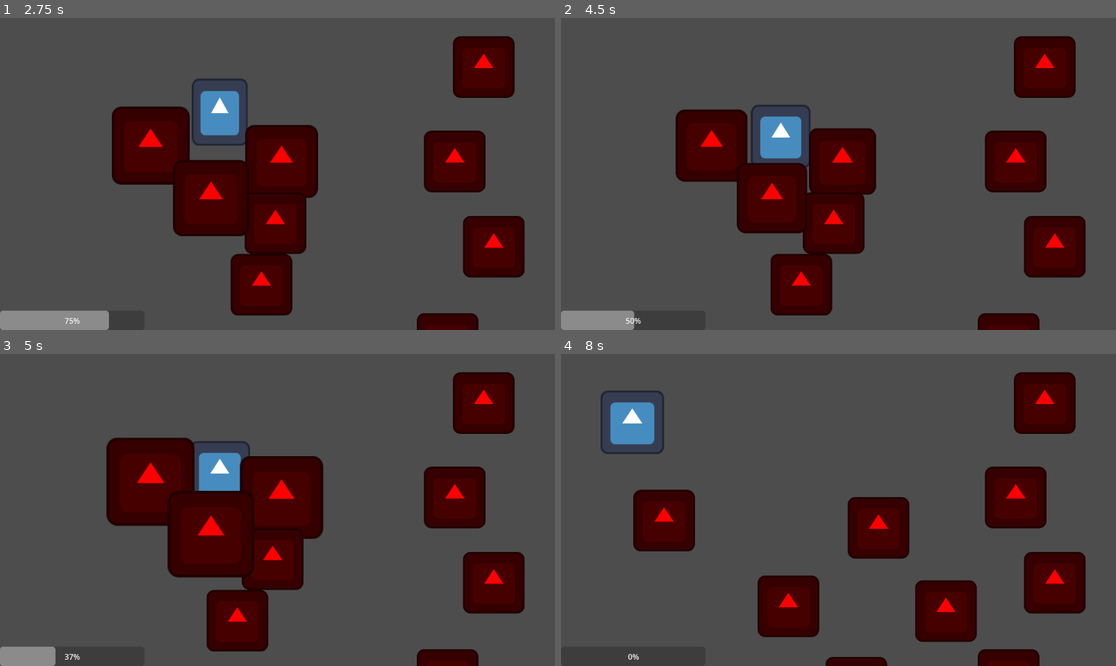
Above: before the commit, frames 1-4 (two rows, left to right).
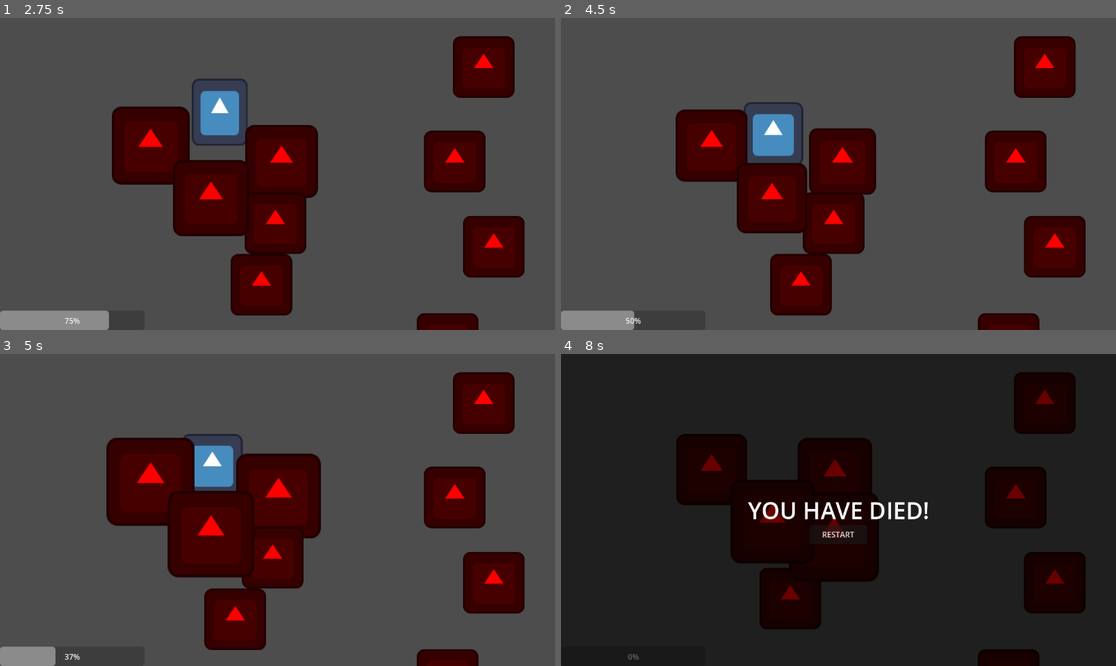
Above: after the commit, the same moments.

Repository: PietPadda/Godot_2D_ARPG
Game: Godot game, scene res://scenes/levels/main.tscn
Same seed, same stepped clock (60 frames per second), same inputs: the game is played once before the commit and once after it. The engine's default icon, where the game draws it, is replaced by a stand-in: a white triangle on a blue panel in a dark square.
Inputs (mouse positions are in pixels of both pictures, inside the frame that each line leads up to):
- Up to frame 1 (2.75 s): move the mouse to (399, 158) at 0.52 s; press the mouse at (399, 158) at 0.53 s; move the mouse to (166, 189) at 1.27 s; release the mouse at (166, 189) at 1.28 s; tap Space (attack) at 1.35 s; click (166, 189) at 1.55 s; move the mouse to (333, 105) at 2.02 s; press the mouse at (333, 105) at 2.03 s
- Up to frame 2 (4.5 s): move the mouse to (810, 236) at 2.77 s; release the mouse at (810, 236) at 2.78 s; click (810, 236) at 2.85 s; move the mouse to (1005, 220) at 3.52 s; hold Space (attack) 3.53-4.28 s; click (1005, 220) at 3.8 s; move the mouse to (672, 127) at 4.27 s; click (672, 127) at 4.35 s
- Up to frame 3 (5 s): no input
- Up to frame 4 (8 s): move the mouse to (866, 510) at 5.02 s; press the mouse at (866, 510) at 5.03 s; move the mouse to (755, 432) at 5.77 s; release the mouse at (755, 432) at 5.78 s; tap Space (attack) at 5.85 s; click (755, 432) at 6.05 s; move the mouse to (960, 494) at 6.52 s; press the mouse at (960, 494) at 6.53 s; release the mouse at (960, 494) at 7.25 s; click (838, 534) at 7.25 s, where only the run before the commit has a clickable "RESTART"

Frame 1 is identical in both runs. In frame 2, 1.0% of the frame differs, in the area x 32-49%, y 26-94%; in frame 3, 1.6%; in frame 4, 99%, in the area x 0-100%, y 0-100%.

Commit message:
refactor: centralize targeting logic and remove magic numbers
Removes redundant code and unused nodes, improving maintainability by adhering to DRY and SRP principles.

Diff:
--- a/scenes/player/player.tscn
+++ b/scenes/player/player.tscn
@@ -16,6 +16,7 @@
 [ext_resource type="Script" uid="uid://cnaea40kdh1f3" path="res://scripts/components/animation_component.gd" id="13_gx1jg"]
 [ext_resource type="Script" uid="uid://b0gmo25sa2eae" path="res://scripts/components/inventory_component.gd" id="15_myrg7"]
 [ext_resource type="Resource" uid="uid://pfmek7nj2qbc" path="res://data/inventory/player_inventory.tres" id="16_kvlxm"]
+[ext_resource type="Script" uid="uid://b3kxcsphggh56" path="res://scripts/components/player_targeting_component.gd" id="17_kvlxm"]
 
 [sub_resource type="Animation" id="Animation_fcs02"]
 resource_name = "Attack"
@@ -155,8 +156,6 @@
 [node name="CollisionShape2D" type="CollisionPolygon2D" parent="."]
 polygon = PackedVector2Array(64, 51, 59, 60, 50, 64, -52, 64, -60, 59, -64, 52, -64, -51, -61, -59, -52, -64, 51, -64, 60, -59, 64, -51)
 
-[node name="AttackTimer" type="Timer" parent="."]
-
 [node name="MovementComponent" type="Node" parent="."]
 script = ExtResource("2_gmlin")
 
@@ -171,3 +170,6 @@
 [node name="InventoryComponent" type="Node" parent="."]
 script = ExtResource("15_myrg7")
 inventory_data = ExtResource("16_kvlxm")
+
+[node name="PlayerTargetingComponent" type="Node" parent="."]
+script = ExtResource("17_kvlxm")
--- a/scenes/ui/HUD.tscn
+++ b/scenes/ui/HUD.tscn
@@ -17,7 +17,7 @@
 
 [node name="InventoryPanel" parent="." instance=ExtResource("2_atyv1")]
 visible = false
-offset_left = 335.0
-offset_top = -167.0
-offset_right = 351.0
-offset_bottom = -151.0
+offset_left = 424.0
+offset_top = -215.0
+offset_right = 440.0
+offset_bottom = -199.0
--- a/scripts/components/movement_component.gd
+++ b/scripts/components/movement_component.gd
@@ -2,6 +2,9 @@
 # A component that moves its parent CharacterBody2D towards a target position.
 class_name MovementComponent
 extends Node
+
+# Export vars
+@export var stopping_distance: float = 5.0
 
 # A reference to the parent node, which must be a CharacterBody2D.
 @onready var character_body: CharacterBody2D = get_parent()
@@ -31,7 +34,7 @@
 	var distance_to_target = character_body.global_position.distance_to(target_position)
 
 	# Stop moving if we are close enough to the target.
-	if distance_to_target < 5.0:
+	if distance_to_target < stopping_distance:
 		character_body.velocity = Vector2.ZERO
 		return
 
--- /dev/null
+++ b/scripts/components/player_targeting_component.gd
@@ -0,0 +1,29 @@
+# player_targeting_component.gd
+class_name PlayerTargetingComponent
+extends Node
+
+# This exposes a clickable list of physics layers in the Inspector!
+@export_flags_2d_physics var target_layer_mask: int
+
+@onready var player: CharacterBody2D = get_owner()
+
+# This is our centralized, reusable targeting function.
+func get_target_under_mouse() -> Node2D:
+	var world_space = player.get_world_2d().direct_space_state
+	var mouse_pos = player.get_global_mouse_position()
+
+	# Set up the query.
+	var query = PhysicsPointQueryParameters2D.new()
+	query.position = mouse_pos
+
+	# No more magic numbers! We use the exported mask.
+	query.collision_mask = target_layer_mask
+
+	# Perform the query.
+	var results = world_space.intersect_point(query)
+
+	# Return the first valid collider found.
+	if not results.is_empty():
+		return results[0].collider
+
+	return null
--- a/scripts/player/states/player_idle_state.gd
+++ b/scripts/player/states/player_idle_state.gd
@@ -7,6 +7,7 @@
 @onready var player: CharacterBody2D = get_owner()
 @onready var movement_component: MovementComponent = player.get_node("MovementComponent")
 @onready var animation_component: AnimationComponent = player.get_node("AnimationComponent")
+@onready var targeting_component: PlayerTargetingComponent = player.get_node("PlayerTargetingComponent")
 
 func enter() -> void:
 	# Play Idle Anim on Entering
@@ -15,7 +16,7 @@
 func process_input(event: InputEvent) -> void:
 	# When the move action is pressed, we want to start moving.
 	if event.is_action_pressed("move_click"):
-		var target = _get_target_under_mouse() # get object under mouse
+		var target = targeting_component.get_target_under_mouse() # get object under mouse
 		if target: # if something is below the mouse
 			# If we found a target, we will attack it.
 			# We found a target! Pass it to the chase state.
@@ -33,24 +34,3 @@
 	# Temporary attack trigger (we'll remove this soon).
 	if event.is_action_pressed("attack"):
 		state_machine.change_state("Attack")
-
-# Helper function to check for colliders under the mouse.
-func _get_target_under_mouse() -> Node2D:
-	var world_space = player.get_world_2d().direct_space_state
-	var mouse_pos = player.get_global_mouse_position()
-
-	# Set up the query.
-	var query = PhysicsPointQueryParameters2D.new()
-	query.position = mouse_pos
-	# This is where we specify which layer we are looking for.
-	# 2 is the number for our "enemies" layer.
-	query.collision_mask = 2
-
-	# Perform the query.
-	var results = world_space.intersect_point(query)
-
-	# Return the first valid collider found.
-	if not results.is_empty():
-		return results[0].collider
-
-	return null
--- a/scripts/player/states/player_move_state.gd
+++ b/scripts/player/states/player_move_state.gd
@@ -6,6 +6,7 @@
 @onready var player: CharacterBody2D = get_owner()
 @onready var movement_component: MovementComponent = player.get_node("MovementComponent")
 @onready var animation_component: AnimationComponent = player.get_node("AnimationComponent")
+@onready var targeting_component: PlayerTargetingComponent = player.get_node("PlayerTargetingComponent")
 
 func enter() -> void:
 	# For debugging, let's see when we enter this state.
@@ -22,7 +23,7 @@
 	if event.is_action_pressed("move_click"):
 		# If the player clicks, we first check if they clicked on an enemy.
 		if event.is_action_pressed("move_click"):
-			var target = _get_target_under_mouse()
+			var target = targeting_component.get_target_under_mouse()
 
 			if target:
 				# If a target was found, interrupt the current move and start chasing.
@@ -39,7 +40,7 @@
 func process_physics(_delta: float) -> void:
 	# In the physics update, we check if we've reached our destination.
 	var distance_to_target = player.global_position.distance_to(movement_component.target_position)
-	if distance_to_target < 5.0:
+	if distance_to_target < movement_component.stopping_distance:
 		# If we have, we transition back to the "Idle" state.
 		state_machine.change_state("Idle")
 
Not shown: 1 places in scenes/player/player.tscn that only renumber resources
Not shown, added: scripts/components/player_targeting_component.gd.uid
